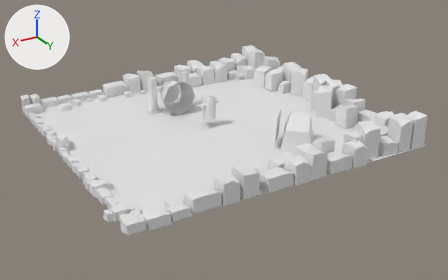
An edit to the FBX model stonPortalGame/res/models.FBX, drawn before and after from the same camera.
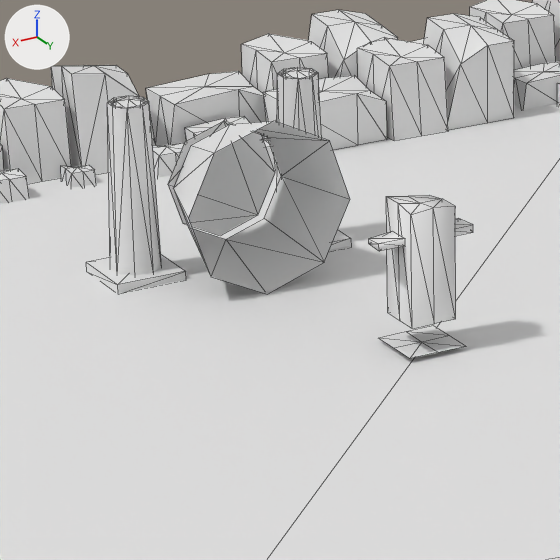
Each version appears first whole from a 50 mm lens placed at (4.84, 8.56, 3.94), pointed at (-0.08, 0.35, -0.17), and next in a close-up on the part from 28% to 53% of the width and 21% to 60% of the height. Every picture has the same lights, and +X, +Y and +Z are marked at upper left. The close-ups show mesh edges as thin lines. Objects named as collision shapes, trigger or cutter boxes, shadow casters or lower levels of detail are left out. Where no turn or scale is listed for an object, it has been applied to the vertices.

Names of what the first close-up shows: 'Env', 'player', 'portal_1', 'stone'.
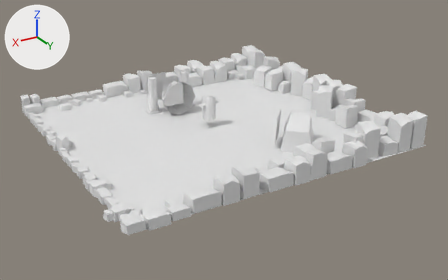
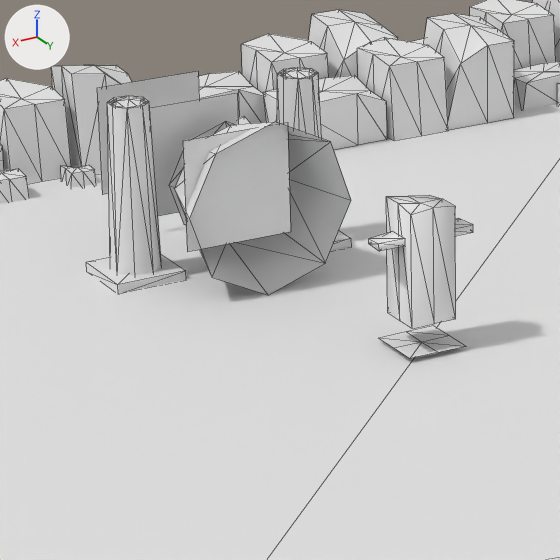
Location of each change, [x1, y1, x2, y2] in pixels of the close-ups (560 x 560 px):
'portal_1', moved: before [168, 121, 350, 293]; after [169, 121, 351, 294]
'_portal_no', added: after [183, 122, 291, 252]
'_port_clone', added: after [150, 94, 238, 216]
'_portal_remove', added: after [97, 71, 199, 195]

The change, as a list of edits to the scene's bpy script:
```text
Change me_untitled_004:
    where me_untitled_004.from_pydata(...)  # 24 vertices, 22 faces; spans x -0.309..0.309, y 0.015..0.383, z -0.309..0.309
    used by ob_portal_1; location = (0.197, -1.082, 0.302)
    me_untitled_004 part 1: the whole mesh is moved by (0.0, 0.011, -0.038)
Add me_plane_002:
    me_plane_002.from_pydata([(0.198, 0.0, 0.198), (-0.198, 0.0, 0.198), (0.198, 0.0, -0.198), (-0.198, 0.0, -0.198)], [], [(0, 1, 3, 2)])
Add me_plane_001:
    me_plane_001.from_pydata([(-0.198, 0.0, 0.198), (0.198, 0.0, 0.198), (-0.198, 0.0, -0.198), (0.198, 0.0, -0.198)], [], [(0, 1, 3, 2)])
Change ob_portal_1:
    ob_portal_1.location: (0.197, -1.082, 0.302) -> (0.197, -1.084, 0.34)
Add ob_portal_no:
    ob_portal_no = bpy.data.objects.new('_portal_no', me_plane_002)
    ob_portal_no.location = (0.282, -0.771, 0.374)
Add ob_portal_remove:
    ob_portal_remove = bpy.data.objects.new('_portal_remove', me_plane_001)
    ob_portal_remove.location = (0.282, -1.463, 0.374)
Add ob_port_clone:
    ob_port_clone = bpy.data.objects.new('_port_clone', me_plane_001.copy())
    ob_port_clone.location = (0.282, -1.151, 0.374)
```
